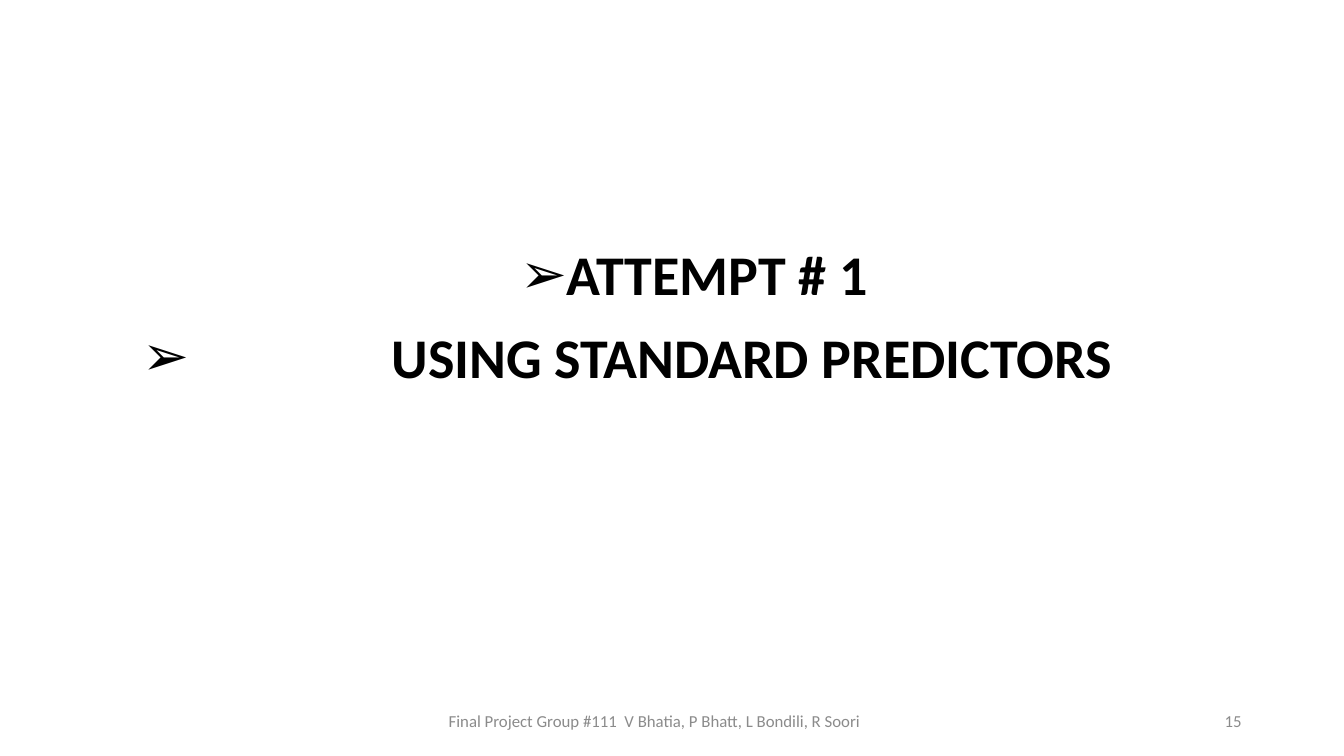
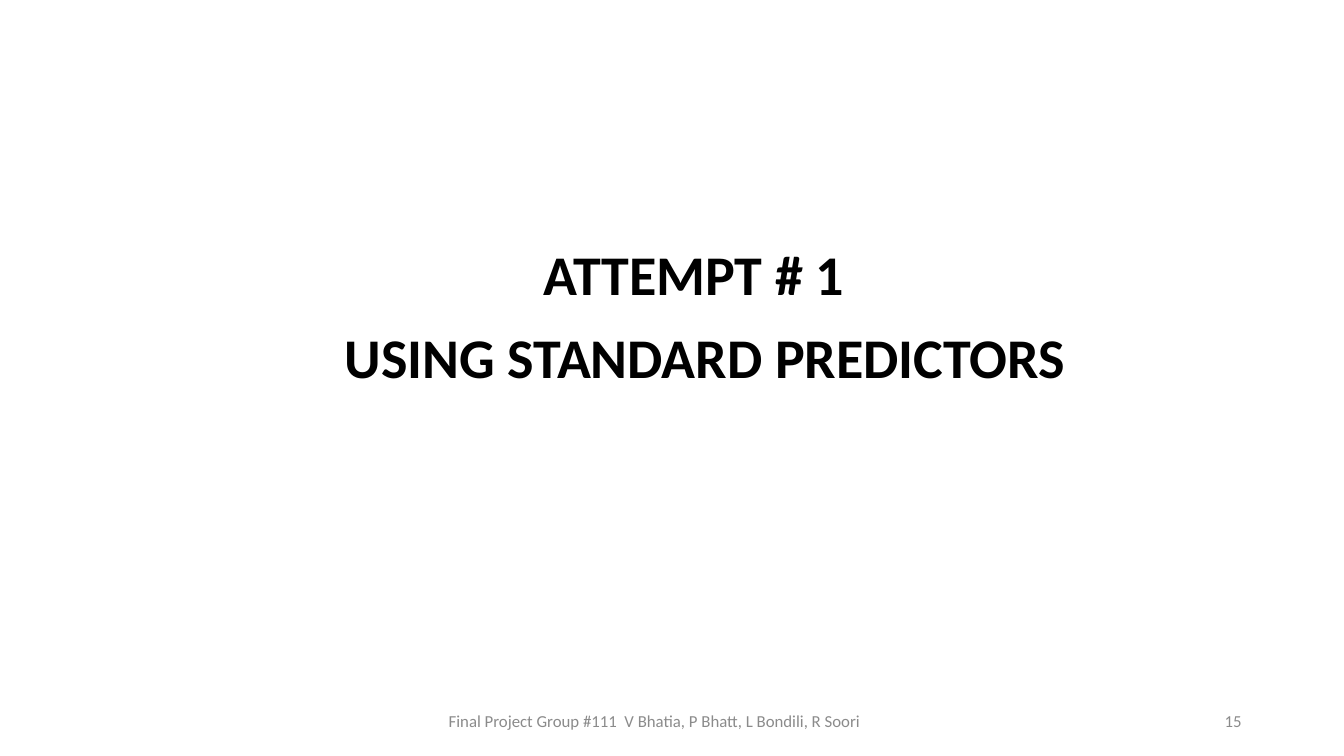
Before and after one commit to bhatiavr/cs109b-final-project-111, a slide deck: slide 15 of docs/Forecasting COVID-19 Cases Using SARS-Cov-2 Titers in Wastewater.pptx. Drawn at 1344x756 pixels with LibreOffice and Linux fonts; fonts in the diff are those of the drawing. Boxes give left, top, right and bottom in pixels: in the first picture for what was removed or moved away, otherwise in the second. Text is boxed around its words. In the diff, an @@ line names an element or a change of style, - is before the commit and + after.

```diff
--- a/docs/Forecasting COVID-19 Cases Using SARS-Cov-2 Titers in Wastewater.pptx
+++ b/docs/Forecasting COVID-19 Cases Using SARS-Cov-2 Titers in Wastewater.pptx
@@ text "ATTEMPT # 1" at box(345, 258, 1065, 379): bullet ➢ to none @@
```
Also in this commit, not shown: 16 other slides changed, 1 slide removed.
